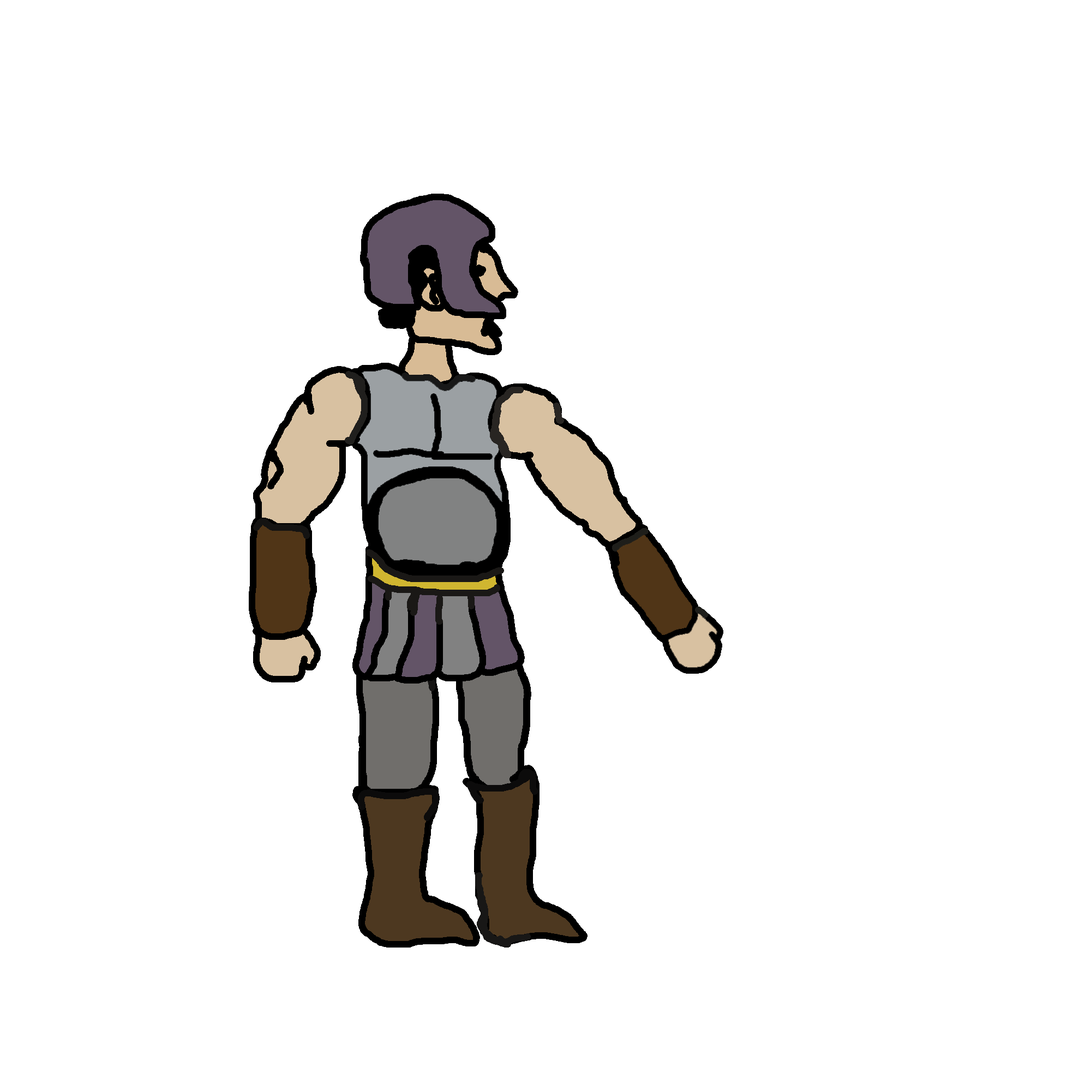
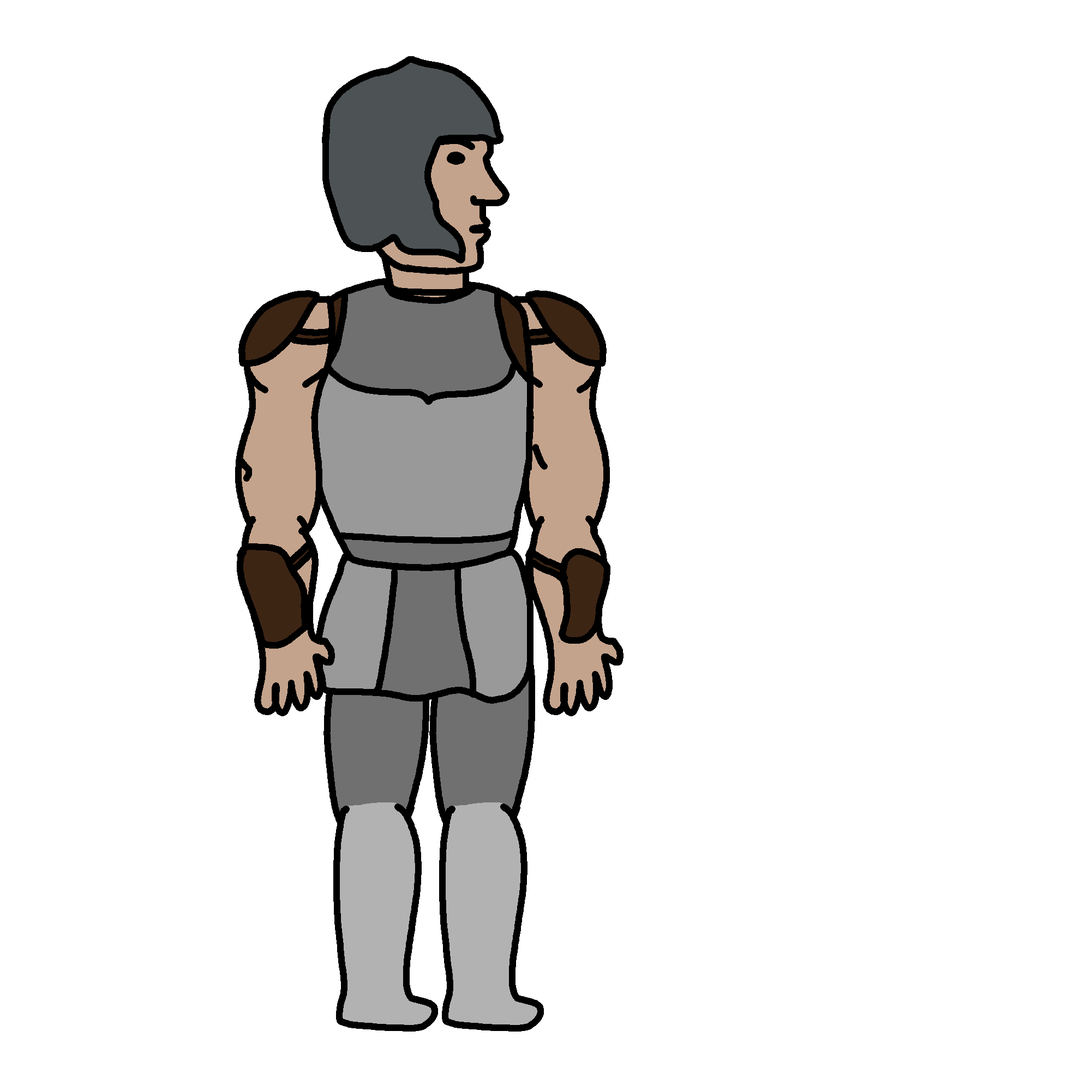
Layered file, before and after one edit (1091px x 1091px). Changes by layer:
moved "Head" above "right_forearm", painted on it over (x1=321, y1=56, x2=519, y2=391)
moved "right_forearm" above "right_arm", painted on it over (x1=236, y1=512, x2=336, y2=717)
moved "right_arm" above "belt", painted on it over (x1=235, y1=290, x2=368, y2=536)
painted on "belt" over (x1=315, y1=546, x2=534, y2=705)
painted on "right_lowerleg" over (x1=333, y1=785, x2=481, y2=1033)
painted on "right_upperleg" over (x1=323, y1=606, x2=440, y2=842)
moved "left_lowerleg" above "left_upperleg", painted on it over (x1=439, y1=765, x2=588, y2=1033)
moved "left_upperleg" above "chest", painted on it over (x1=429, y1=606, x2=536, y2=842)
moved "chest" above "left_forearm", painted on it over (x1=308, y1=276, x2=534, y2=580)
painted on "left_forearm" over (x1=525, y1=512, x2=724, y2=717)
painted on "left_arm" over (x1=490, y1=290, x2=643, y2=549)
